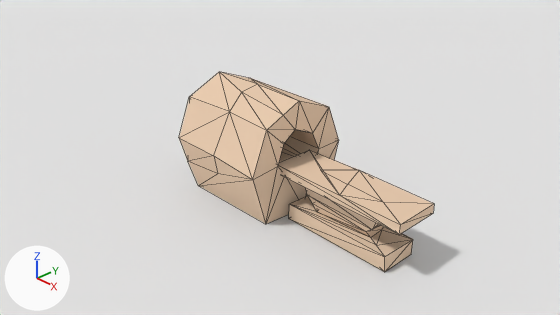
The Blender file assets/medicine.blend: old version first, new version second.
Rendered twice from the file's camera 'Camera'. Lighting does not change. The marker at lower left points along +X, +Y and +Z. Mesh edges are drawn as thin lines.
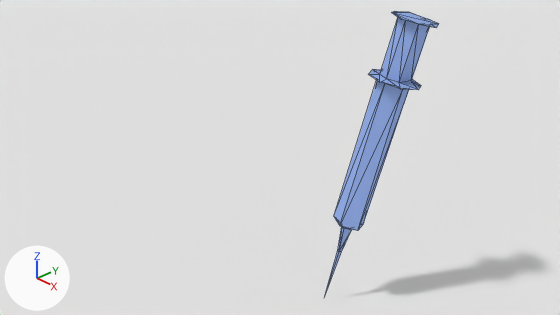
Pixel boxes (x1, y1, x2, y2) of what changed, in the pictures (560 x 315 px):
'Cube', deleted: before (179, 72, 434, 272)
'Cylinder', added (blue): after (324, 11, 439, 296)

Patch to the scene script:
```diff
--- a/assets/medicine.blend.py
+++ b/assets/medicine.blend.py
@@ mat_material @@
+mat_material = diffuse_material('Material')
+mat_material.base_color = (0.287, 0.42, 0.8)  # blue #92ade7
@@ me_cylinder_001 @@
+me_cylinder_001.from_pydata(...)  # 50 vertices, 100 faces; spans x -1.63..1.63, y -1.63..1.63, z -2.31..1.77
+me_cylinder_001.materials.append(mat_material)  # blue #92ade7
@@ ob_cube @@
-ob_cube = bpy.data.objects.new('Cube', me_cube)
-ob_cube.location = (0.0, 0.0, 0.43)
-ob_cube.scale = (2.65, 0.852, 0.37)
@@ ob_cylinder @@
+ob_cylinder = bpy.data.objects.new('Cylinder', me_cylinder_001)
+ob_cylinder.location = (2.99, -2.74, 5.81)
+ob_cylinder.rotation_euler = (0.226, 0.0, -3.861)  # degrees (13, 0, -221)
+ob_cylinder.scale = (0.512, 0.512, 2.54)
```
